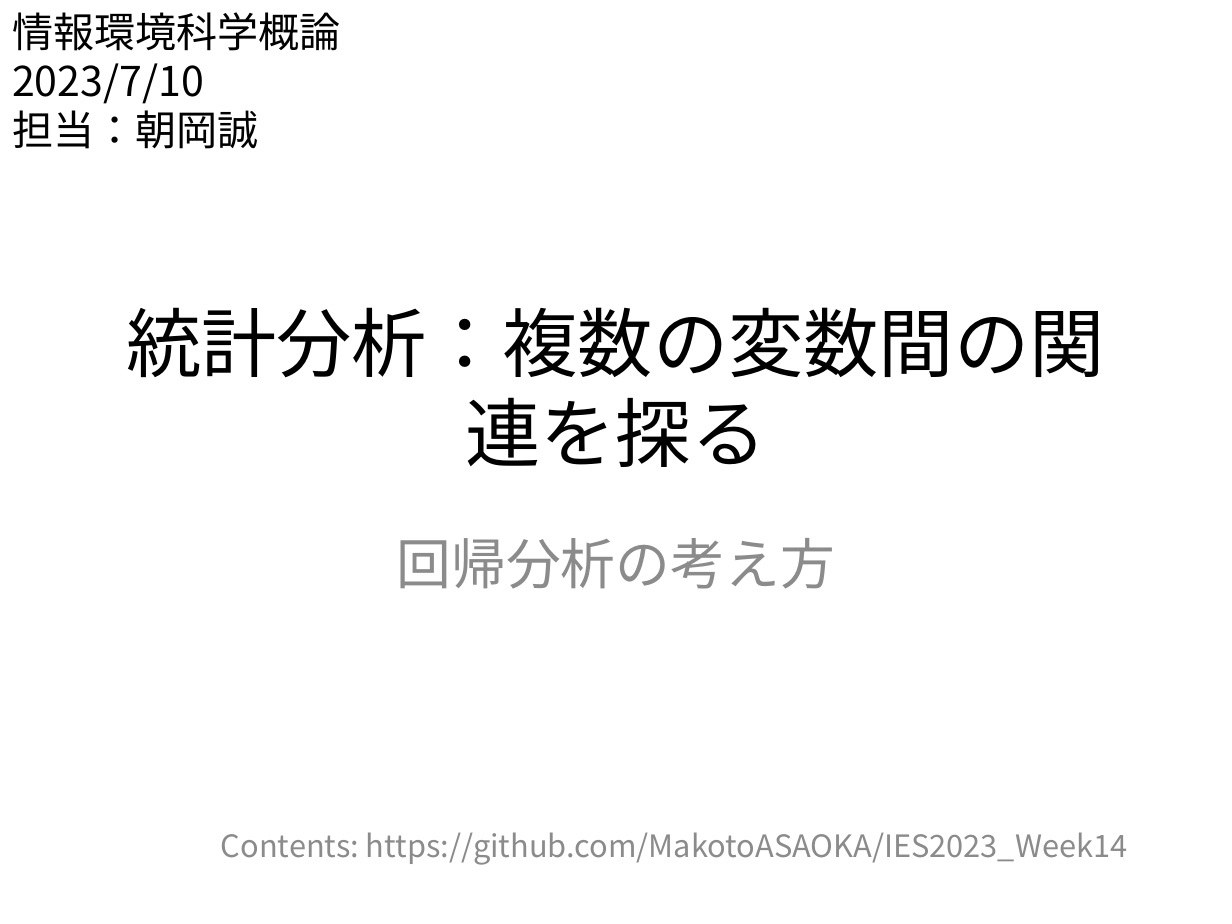
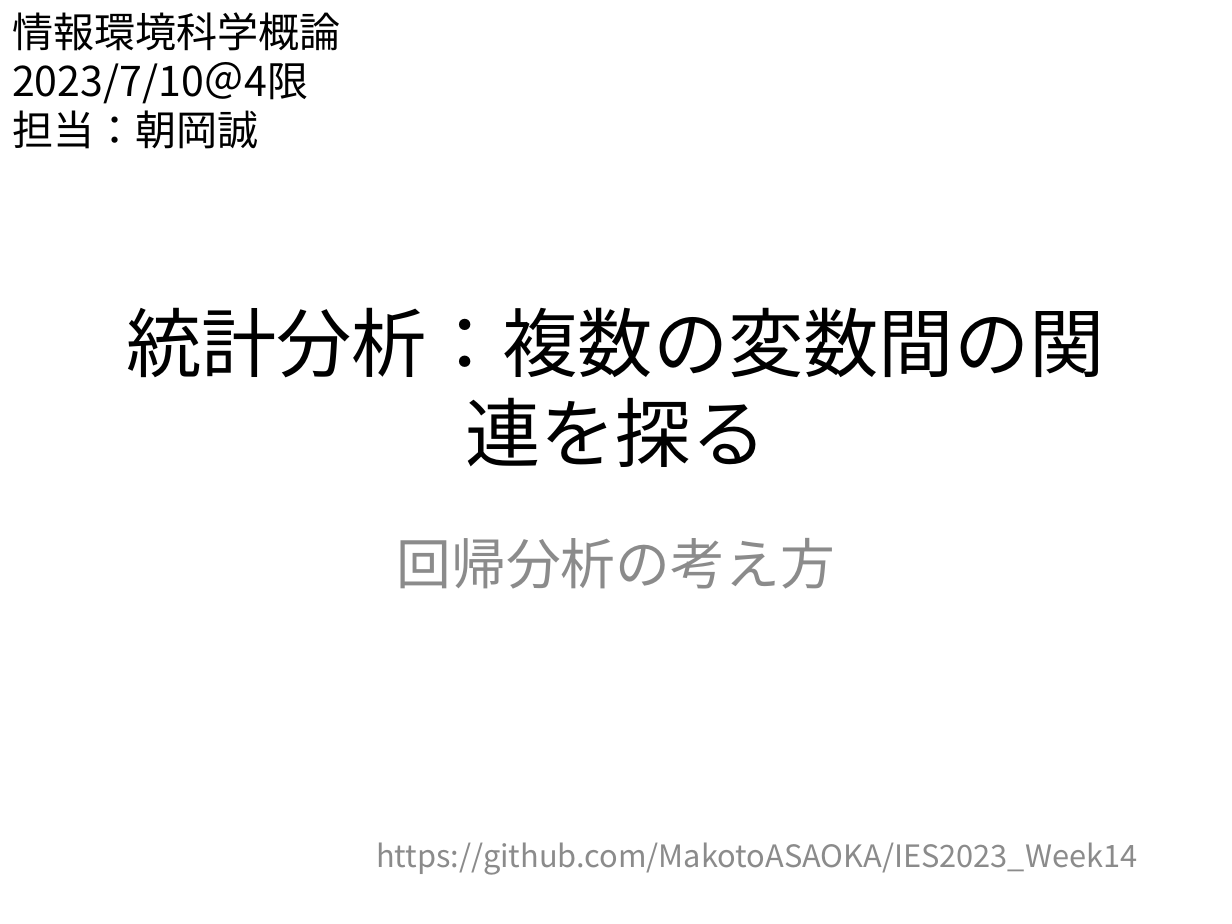
Before and after one commit to MakotoASAOKA/IES2023_Week14, a slide deck: slide 1 of week14_regression.pptx. Drawn at 1232x924 pixels with LibreOffice and Linux fonts; fonts in the diff are those of the drawing. Boxes give left, top, right and bottom in pixels: in the first picture for what was removed or moved away, otherwise in the second. Text is boxed around its words. In the diff, an @@ line names an element or a change of style, - is before the commit and + after.

```diff
--- a/week14_regression.pptx
+++ b/week14_regression.pptx
@@ text at [12, 62, 309, 104]: text changed @@
-2023/7/10
+2023/7/10＠4限
@@ text at [376, 842, 1137, 875]: text changed @@
-Contents: https://github.com/MakotoASAOKA/IES2023_Week14
+https://github.com/MakotoASAOKA/IES2023_Week14
```
Also in this commit, not shown: 6 other slides changed.
